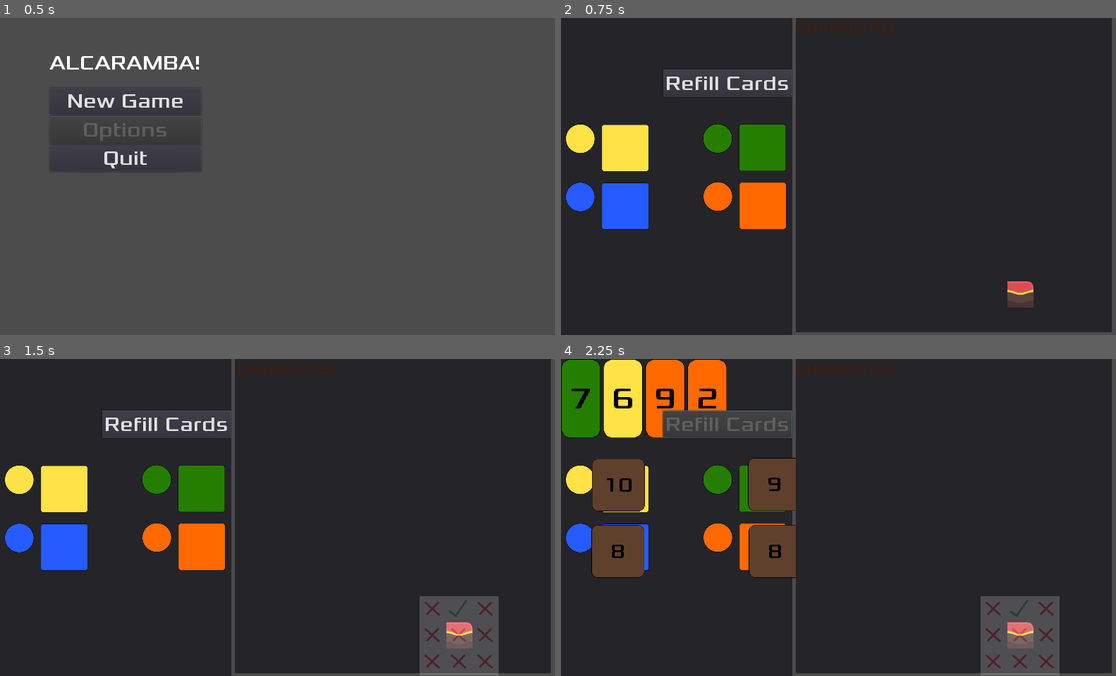
Above: before the commit, frames 1-4 (two rows, left to right).
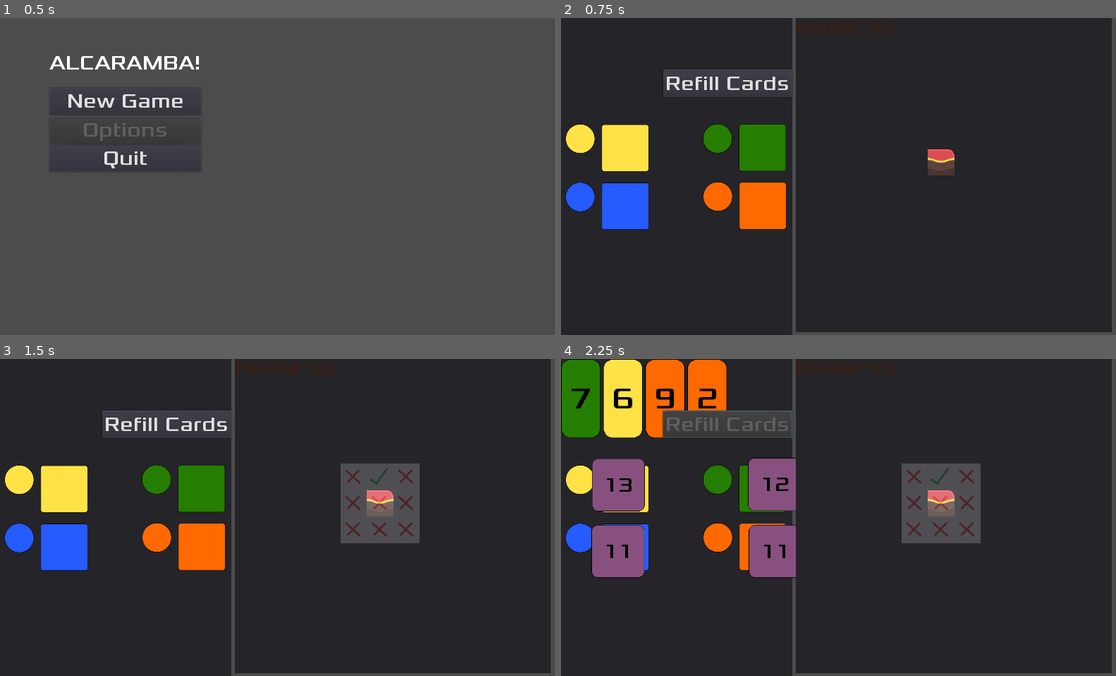
Above: after the commit, the same moments.

Repository: Structed/alcaramba
Game: Godot game, scene res://Drawable/MainMenu/MainMenu.tscn
Two runs of this game, one before a commit and one after it. Both use one fixed random seed, a clock stepped at 60 frames per second and the inputs below.
Inputs:
- Up to frame 1 (0.5 s): no input
- Up to frame 2 (0.75 s): click "New Game" at 0.5 s
- Up to frame 3 (1.5 s): click "Change Tile" at 1.25 s
- Up to frame 4 (2.25 s): click "Refill Cards" at 2 s

Frame 1 is identical in both runs. In frame 2, 0.8% of the frame differs, in the area x 66-86%, y 41-92%; in frame 3, 7.1%; in frame 4, 13%, in the area x 5-90%, y 31-100%.

Commit message:
small bugfixes

Diff:
--- a/src/alcaramba/Drawable/Town/Town.gd
+++ b/src/alcaramba/Drawable/Town/Town.gd
@@ -4,7 +4,7 @@
 #var tile_card_scene = preload("res://Drawable/Card/TileCardDrawable.tscn")
 var _starting_tile_id = 0
 var _current_tile: TileCard = TileCard.new(_starting_tile_id, 0, TileCard.TileType.START, TileCard.WALL_SIDE_NONE)
-var _max_size = [8,10]
+var _max_size = [10,10]
 var _placement_mode : int = 0 # 0 = no placement, 1 = place tile, 2 = remove tile
 
 
@@ -19,7 +19,7 @@
 func _process(delta):
 	if _placement_mode != 0:
 		#TODO: confine mouse to town?
-		1+1
+		pass
 
 	if _placement_mode == 1:
 		$TileMap_valid_overlay.show()
@@ -50,7 +50,8 @@
 				if get_cell(x, y) != -1 && get_cell(x, y) != _starting_tile_id && is_tile_removable(x, y):
 					var removed_tile_id = remove_tile(x, y)
 					#TODO: send tile to spare tiles
-					_stack_tiles.remove_card_by_id(removed_tile_id)
+					update_overlay(_get_border(),_current_tile._id)
+
 
 func place_tile(x: int, y: int, tile: TileCard):
 	#if is_placement_valid(x,y,tile.get_id()):
@@ -58,6 +59,7 @@
 
 func remove_tile(x: int, y: int) -> int:
 	var tile_id = get_cell(x, y)
+	_stack_tiles.remove_card_by_id(tile_id)
 	set_cell(x, y, -1)
 	return tile_id
 
@@ -67,8 +69,8 @@
 	return true
 
 func place_starting_tile() -> void:
-	var start_x = floor(_max_size[0])
-	var start_y = floor(_max_size[1])
+	var start_x = floor(_max_size[0]/2)
+	var start_y = floor(_max_size[1]/2)
 	var start_id = _starting_tile_id
 	set_cell(start_x, start_y, start_id)
 
@@ -122,6 +124,8 @@
 # updates the overlay for possible tile placement in regards to the tile you want to place
 func update_overlay(border: Rect2, id_compare: int = 6):
 
+	$TileMap_valid_overlay.clear()
+
 	# consider all tiles within the rectangle spanned by current tiles plus one in each direction
 	for x in range(border.position.x - 1, border.position.x + border.size.x+1):
 		for y in range(border.position.y - 1, border.position.y + border.size.y+1):
--- a/src/alcaramba/Scripts/TileCardCollection.gd
+++ b/src/alcaramba/Scripts/TileCardCollection.gd
@@ -34,42 +34,42 @@
 	_stack.append(TileCard.new(21, 9, TileCard.TileType.BROWN, TileCard.WALL_SIDE_NONE))
 	_stack.append(TileCard.new(22, 10, TileCard.TileType.BROWN, TileCard.WALL_SIDE_NONE))
 
-#	# White
-#	_stack.append(TileCard.new(23, 5, TileCard.TileType.WHITE, TileCard.WALL_SIDE_TOP | TileCard.WALL_SIDE_BOTTOM | TileCard.WALL_SIDE_LEFT))
-#	_stack.append(TileCard.new(24, 6, TileCard.TileType.WHITE, TileCard.WALL_SIDE_RIGHT | TileCard.WALL_SIDE_BOTTOM))
-#	_stack.append(TileCard.new(25, 7, TileCard.TileType.WHITE, TileCard.WALL_SIDE_BOTTOM | TileCard.WALL_SIDE_LEFT))
-#	_stack.append(TileCard.new(26, 7, TileCard.TileType.WHITE, TileCard.WALL_SIDE_TOP | TileCard.WALL_SIDE_RIGHT))
-#	_stack.append(TileCard.new(27, 8, TileCard.TileType.WHITE, TileCard.WALL_SIDE_TOP | TileCard.WALL_SIDE_LEFT))
-#	_stack.append(TileCard.new(28, 9, TileCard.TileType.WHITE, TileCard.WALL_SIDE_LEFT))
-#	_stack.append(TileCard.new(29, 9, TileCard.TileType.WHITE, TileCard.WALL_SIDE_BOTTOM))
-#	_stack.append(TileCard.new(30, 10, TileCard.TileType.WHITE, TileCard.WALL_SIDE_NONE))
-#	_stack.append(TileCard.new(31, 11, TileCard.TileType.WHITE, TileCard.WALL_SIDE_NONE))
-#
-#	# Green
-#	_stack.append(TileCard.new(32, 6, TileCard.TileType.GREEN, TileCard.WALL_SIDE_RIGHT | TileCard.WALL_SIDE_BOTTOM | TileCard.WALL_SIDE_LEFT))
-#	_stack.append(TileCard.new(33, 7, TileCard.TileType.GREEN, TileCard.WALL_SIDE_TOP | TileCard.WALL_SIDE_BOTTOM | TileCard.WALL_SIDE_LEFT))
-#	_stack.append(TileCard.new(34, 8, TileCard.TileType.GREEN, TileCard.WALL_SIDE_TOP | TileCard.WALL_SIDE_RIGHT))
-#	_stack.append(TileCard.new(35, 8, TileCard.TileType.GREEN, TileCard.WALL_SIDE_TOP | TileCard.WALL_SIDE_LEFT))
-#	_stack.append(TileCard.new(36, 8, TileCard.TileType.GREEN, TileCard.WALL_SIDE_BOTTOM | TileCard.WALL_SIDE_LEFT))
-#	_stack.append(TileCard.new(37, 9, TileCard.TileType.GREEN, TileCard.WALL_SIDE_RIGHT))
-#	_stack.append(TileCard.new(38, 10, TileCard.TileType.GREEN, TileCard.WALL_SIDE_TOP))
-#	_stack.append(TileCard.new(39, 10, TileCard.TileType.GREEN, TileCard.WALL_SIDE_LEFT))
-#	_stack.append(TileCard.new(40, 10, TileCard.TileType.GREEN, TileCard.WALL_SIDE_NONE))
-#	_stack.append(TileCard.new(41, 11, TileCard.TileType.GREEN, TileCard.WALL_SIDE_NONE))
-#	_stack.append(TileCard.new(42, 12, TileCard.TileType.GREEN, TileCard.WALL_SIDE_BOTTOM))
-#
-#	# Violet
-#	_stack.append(TileCard.new(43, 7, TileCard.TileType.VIOLET, TileCard.WALL_SIDE_TOP | TileCard.WALL_SIDE_RIGHT | TileCard.WALL_SIDE_LEFT))
-#	_stack.append(TileCard.new(44, 8, TileCard.TileType.VIOLET, TileCard.WALL_SIDE_TOP | TileCard.WALL_SIDE_RIGHT | TileCard.WALL_SIDE_BOTTOM))
-#	_stack.append(TileCard.new(45, 9, TileCard.TileType.VIOLET, TileCard.WALL_SIDE_TOP | TileCard.WALL_SIDE_LEFT))
-#	_stack.append(TileCard.new(46, 9, TileCard.TileType.VIOLET, TileCard.WALL_SIDE_RIGHT | TileCard.WALL_SIDE_BOTTOM))
-#	_stack.append(TileCard.new(47, 9, TileCard.TileType.VIOLET, TileCard.WALL_SIDE_TOP | TileCard.WALL_SIDE_RIGHT))
-#	_stack.append(TileCard.new(48, 10, TileCard.TileType.VIOLET, TileCard.WALL_SIDE_LEFT))
-#	_stack.append(TileCard.new(49, 11, TileCard.TileType.VIOLET, TileCard.WALL_SIDE_BOTTOM))
-#	_stack.append(TileCard.new(50, 11, TileCard.TileType.VIOLET, TileCard.WALL_SIDE_TOP))
-#	_stack.append(TileCard.new(51, 11, TileCard.TileType.VIOLET, TileCard.WALL_SIDE_NONE))
-#	_stack.append(TileCard.new(52, 12, TileCard.TileType.VIOLET, TileCard.WALL_SIDE_NONE))
-#	_stack.append(TileCard.new(53, 13, TileCard.TileType.VIOLET, TileCard.WALL_SIDE_RIGHT))
+	# White
+	_stack.append(TileCard.new(23, 5, TileCard.TileType.WHITE, TileCard.WALL_SIDE_TOP | TileCard.WALL_SIDE_BOTTOM | TileCard.WALL_SIDE_LEFT))
+	_stack.append(TileCard.new(24, 6, TileCard.TileType.WHITE, TileCard.WALL_SIDE_RIGHT | TileCard.WALL_SIDE_BOTTOM))
+	_stack.append(TileCard.new(25, 7, TileCard.TileType.WHITE, TileCard.WALL_SIDE_BOTTOM | TileCard.WALL_SIDE_LEFT))
+	_stack.append(TileCard.new(26, 7, TileCard.TileType.WHITE, TileCard.WALL_SIDE_TOP | TileCard.WALL_SIDE_RIGHT))
+	_stack.append(TileCard.new(27, 8, TileCard.TileType.WHITE, TileCard.WALL_SIDE_TOP | TileCard.WALL_SIDE_LEFT))
+	_stack.append(TileCard.new(28, 9, TileCard.TileType.WHITE, TileCard.WALL_SIDE_LEFT))
+	_stack.append(TileCard.new(29, 9, TileCard.TileType.WHITE, TileCard.WALL_SIDE_BOTTOM))
+	_stack.append(TileCard.new(30, 10, TileCard.TileType.WHITE, TileCard.WALL_SIDE_NONE))
+	_stack.append(TileCard.new(31, 11, TileCard.TileType.WHITE, TileCard.WALL_SIDE_NONE))
+
+	# Green
+	_stack.append(TileCard.new(32, 6, TileCard.TileType.GREEN, TileCard.WALL_SIDE_RIGHT | TileCard.WALL_SIDE_BOTTOM | TileCard.WALL_SIDE_LEFT))
+	_stack.append(TileCard.new(33, 7, TileCard.TileType.GREEN, TileCard.WALL_SIDE_TOP | TileCard.WALL_SIDE_BOTTOM | TileCard.WALL_SIDE_LEFT))
+	_stack.append(TileCard.new(34, 8, TileCard.TileType.GREEN, TileCard.WALL_SIDE_TOP | TileCard.WALL_SIDE_RIGHT))
+	_stack.append(TileCard.new(35, 8, TileCard.TileType.GREEN, TileCard.WALL_SIDE_TOP | TileCard.WALL_SIDE_LEFT))
+	_stack.append(TileCard.new(36, 8, TileCard.TileType.GREEN, TileCard.WALL_SIDE_BOTTOM | TileCard.WALL_SIDE_LEFT))
+	_stack.append(TileCard.new(37, 9, TileCard.TileType.GREEN, TileCard.WALL_SIDE_RIGHT))
+	_stack.append(TileCard.new(38, 10, TileCard.TileType.GREEN, TileCard.WALL_SIDE_TOP))
+	_stack.append(TileCard.new(39, 10, TileCard.TileType.GREEN, TileCard.WALL_SIDE_LEFT))
+	_stack.append(TileCard.new(40, 10, TileCard.TileType.GREEN, TileCard.WALL_SIDE_NONE))
+	_stack.append(TileCard.new(41, 11, TileCard.TileType.GREEN, TileCard.WALL_SIDE_NONE))
+	_stack.append(TileCard.new(42, 12, TileCard.TileType.GREEN, TileCard.WALL_SIDE_BOTTOM))
+
+	# Violet
+	_stack.append(TileCard.new(43, 7, TileCard.TileType.VIOLET, TileCard.WALL_SIDE_TOP | TileCard.WALL_SIDE_RIGHT | TileCard.WALL_SIDE_LEFT))
+	_stack.append(TileCard.new(44, 8, TileCard.TileType.VIOLET, TileCard.WALL_SIDE_TOP | TileCard.WALL_SIDE_RIGHT | TileCard.WALL_SIDE_BOTTOM))
+	_stack.append(TileCard.new(45, 9, TileCard.TileType.VIOLET, TileCard.WALL_SIDE_TOP | TileCard.WALL_SIDE_LEFT))
+	_stack.append(TileCard.new(46, 9, TileCard.TileType.VIOLET, TileCard.WALL_SIDE_RIGHT | TileCard.WALL_SIDE_BOTTOM))
+	_stack.append(TileCard.new(47, 9, TileCard.TileType.VIOLET, TileCard.WALL_SIDE_TOP | TileCard.WALL_SIDE_RIGHT))
+	_stack.append(TileCard.new(48, 10, TileCard.TileType.VIOLET, TileCard.WALL_SIDE_LEFT))
+	_stack.append(TileCard.new(49, 11, TileCard.TileType.VIOLET, TileCard.WALL_SIDE_BOTTOM))
+	_stack.append(TileCard.new(50, 11, TileCard.TileType.VIOLET, TileCard.WALL_SIDE_TOP))
+	_stack.append(TileCard.new(51, 11, TileCard.TileType.VIOLET, TileCard.WALL_SIDE_NONE))
+	_stack.append(TileCard.new(52, 12, TileCard.TileType.VIOLET, TileCard.WALL_SIDE_NONE))
+	_stack.append(TileCard.new(53, 13, TileCard.TileType.VIOLET, TileCard.WALL_SIDE_RIGHT))
 
 #	shuffle()
 
